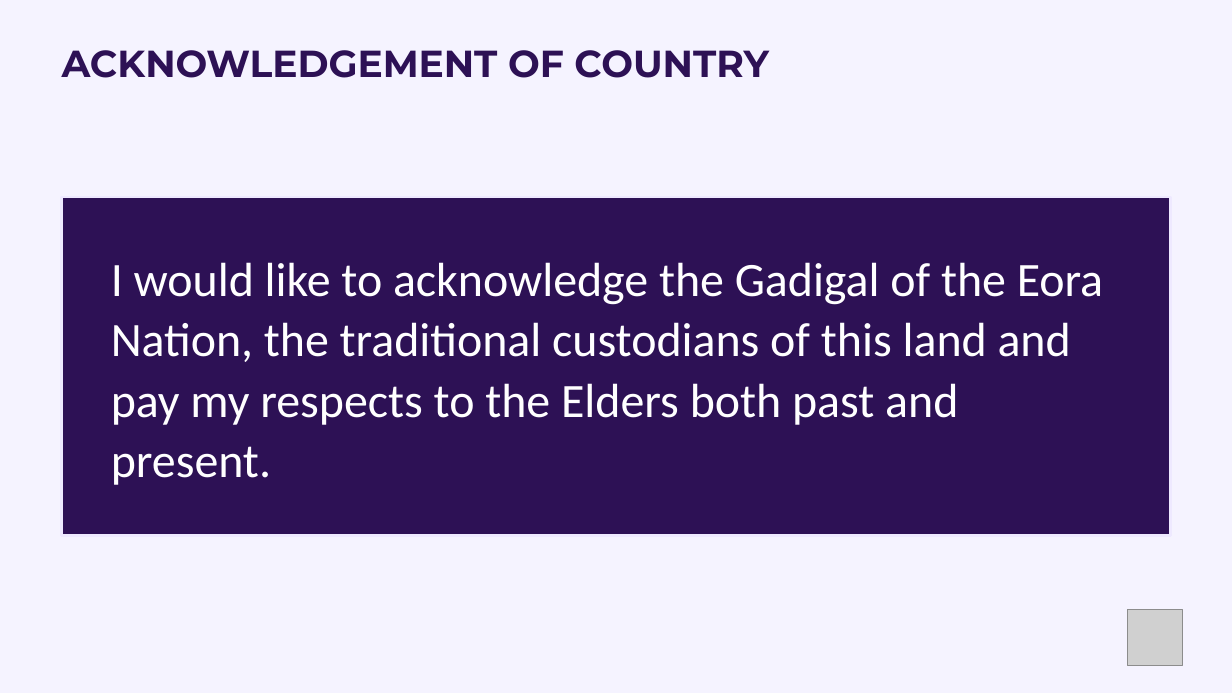
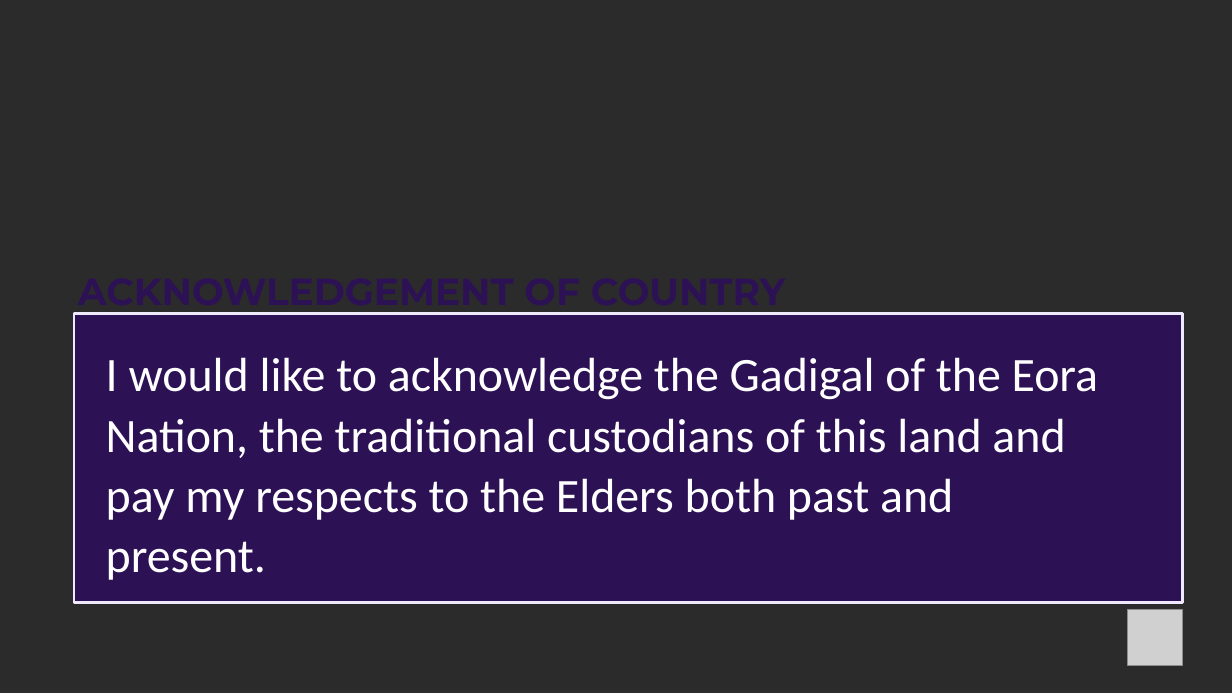
Before and after one commit to paulkeen/tca-habits, a slide deck: slide 2 of docs/TCA-Opening.pptx. Drawn at 1232x693 pixels with LibreOffice and Linux fonts; fonts in the diff are those of the drawing; grey boxes stand for pictures; background and template pictures are left out; a plain dark background stands for a picture behind light text. Boxes give left, top, right and bottom in pixels: in the first picture for what was removed or moved away, otherwise in the second. Text is boxed around its words. In the diff, an @@ line names an element or a change of style, - is before the commit and + after.

```diff
--- a/docs/TCA-Opening.pptx
+++ b/docs/TCA-Opening.pptx
@@ background #F5F3FF to picture (left out) @@
@@ text "ACKNOWLEDGEMENT OF COUNTRY" rewrapped from (62, 50, 769, 78) to (78, 279, 786, 315) @@
@@ rectangle: place and size @@
-rectangle at (62, 197, 1170, 536)
+rectangle at (74, 313, 1183, 602)
@@ text "I would like to acknowledge ...": place and size @@
-text "I would like to acknowledge ..." at (111, 262, 1103, 485)
+text "I would like to acknowledge ..." at (106, 357, 1098, 580)
```
Also in this commit, not shown: 1 other slide changed, 5 other files.
